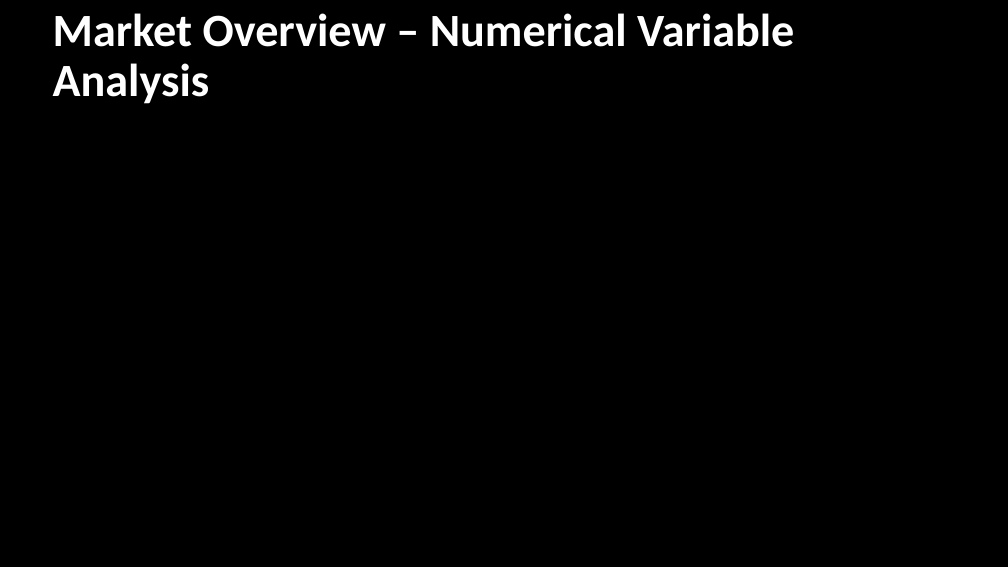
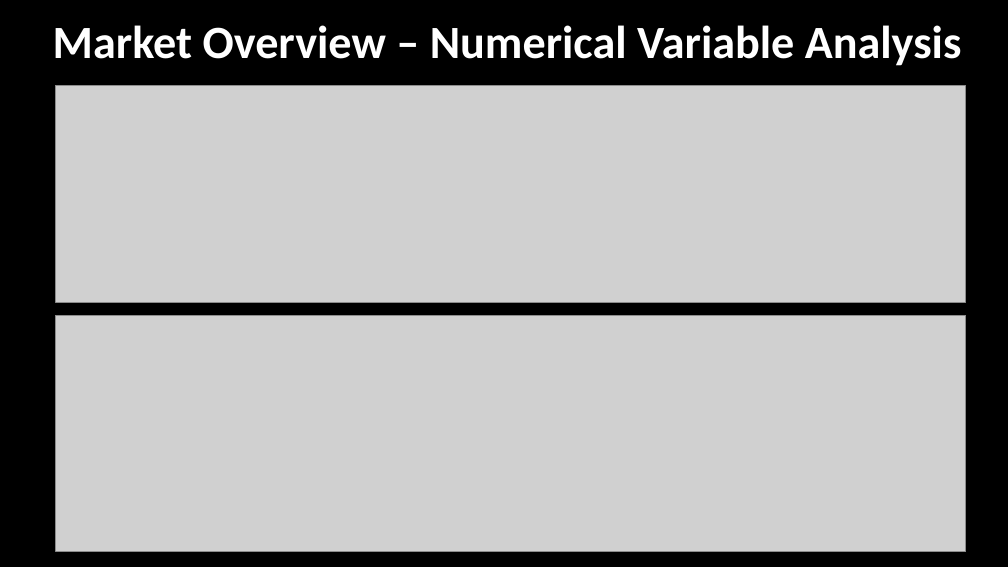
Before and after one commit to taimoorRazi/Bank-Marketing-Project, a slide deck: slide 14 of Week 11/Bank Marketing Campaign Presentation.pptx (slide 13 before the commit). Drawn at 1008x567 pixels with LibreOffice and Linux fonts; fonts in the diff are those of the drawing; grey boxes stand for pictures. Boxes give left, top, right and bottom in pixels: in the first picture for what was removed or moved away, otherwise in the second. Text is boxed around its words. In the diff, an @@ line names an element or a change of style, - is before the commit and + after.

```diff
--- a/Week 11/Bank Marketing Campaign Presentation.pptx
+++ b/Week 11/Bank Marketing Campaign Presentation.pptx
@@ title "Market Overview – Numerical Variable ..." rewrapped from box(53, 13, 794, 104) to box(53, 25, 962, 66) @@
@@ picture added at box(56, 85, 966, 302) @@
@@ picture added at box(56, 315, 966, 551) @@
```
Also in this commit, not shown: 18 other slides changed, 11 slides added, 2 slides removed.
